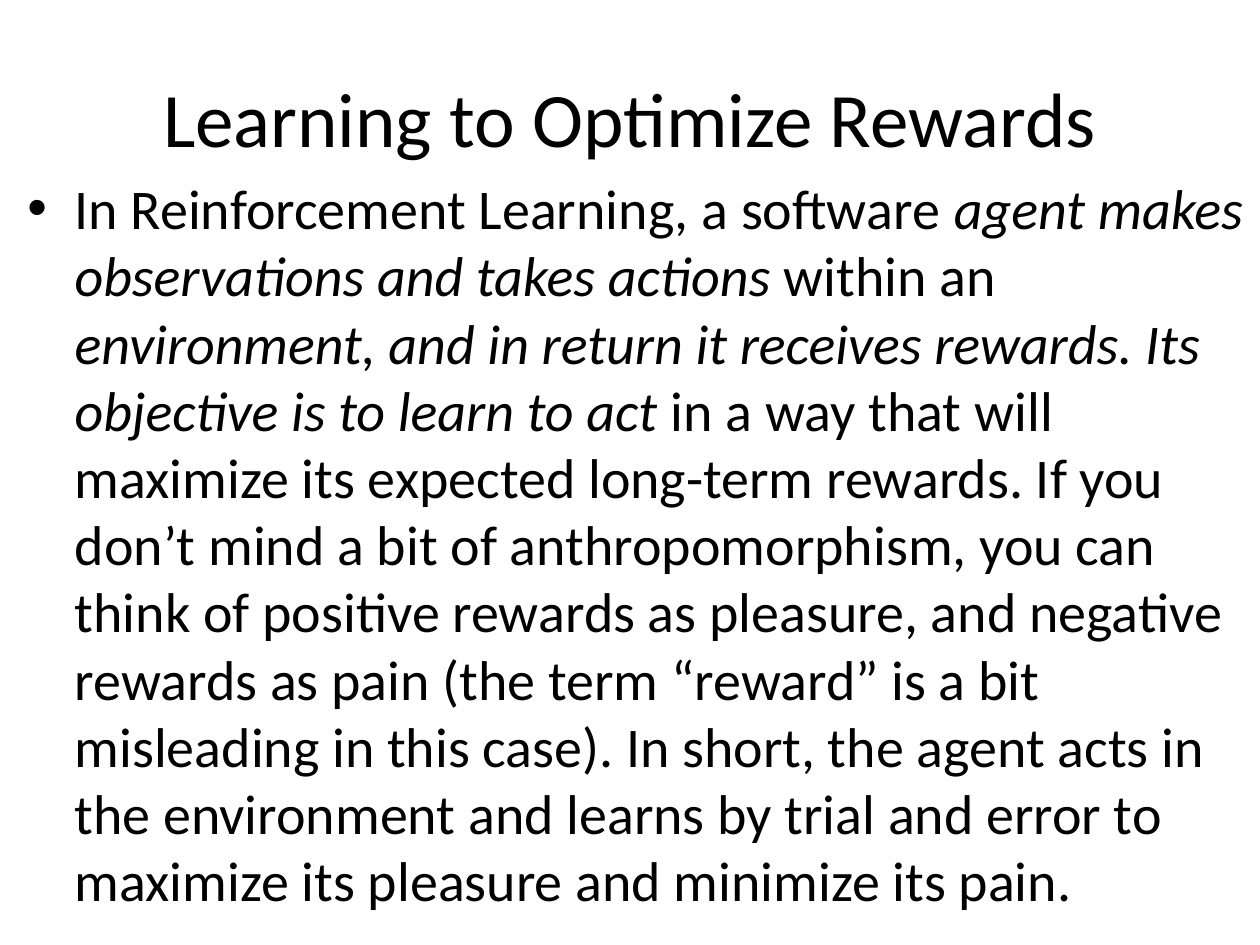
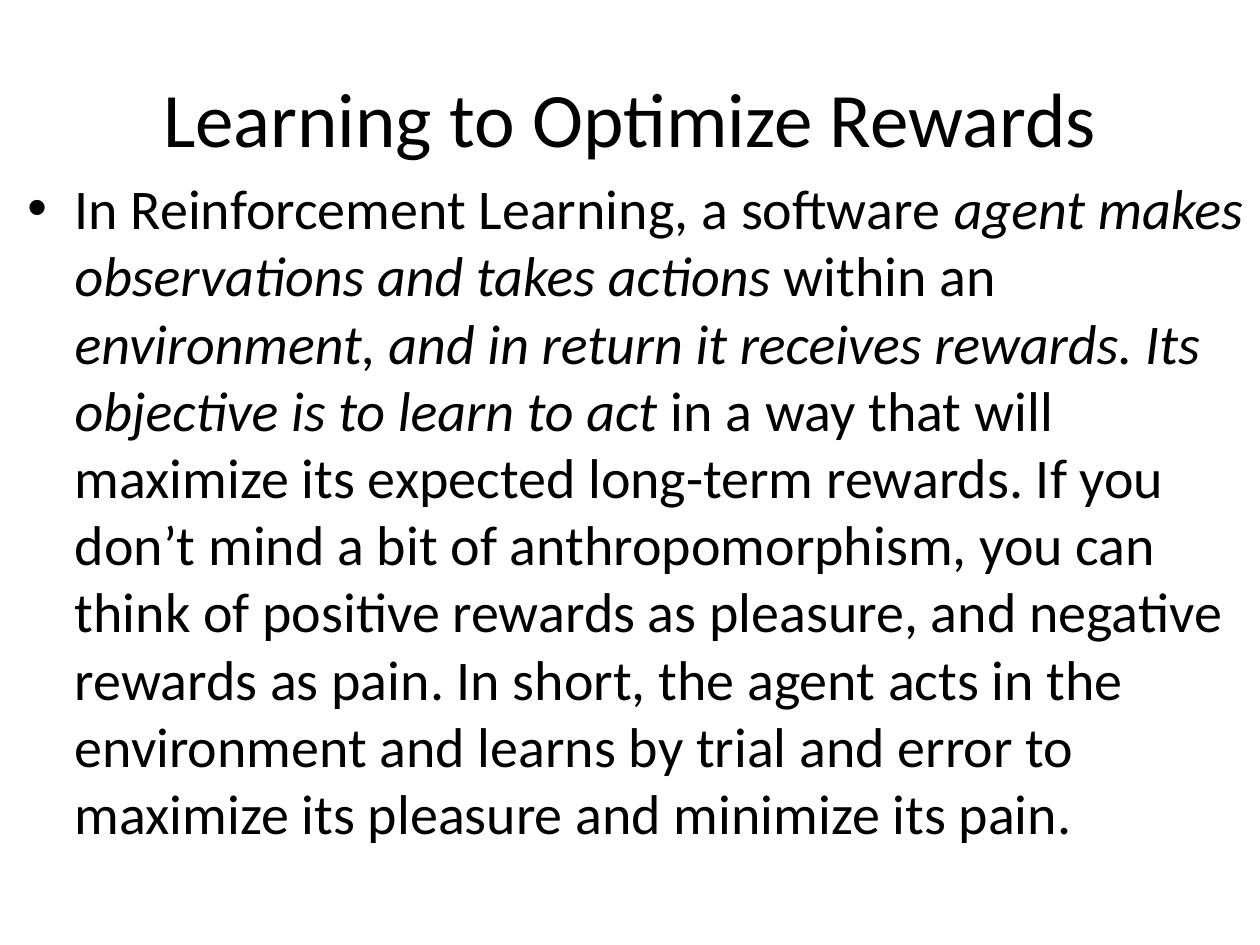
Before and after one commit to yuanpeiZ/aiclass, a slide deck: slide 3 of ppt/hands-on16.pptx. Drawn at 1260x945 pixels with LibreOffice and Linux fonts; fonts in the diff are those of the drawing. Boxes give left, top, right and bottom in pixels: in the first picture for what was removed or moved away, otherwise in the second. Text is boxed around its words. In the diff, an @@ line names an element or a change of style, - is before the commit and + after.

```diff
--- a/ppt/hands-on16.pptx
+++ b/ppt/hands-on16.pptx
@@ text at bbox=[75, 190, 1243, 843]: text changed @@
-• In Reinforcement Learning, a software agent makes observations and takes actions within an environment, and in return it receives rewards. Its objective is to learn to act in a way that will maximize its expected long-term rewards. If you don’t mind a bit of anthropomorphism, you can think of positive rewards as pleasure, and negative rewards as pain (the term “reward” is a bit misleading in this case). In short, the agent acts in the environment and learns by trial and error to maximize its pleasure and minimize its pain.
+• In Reinforcement Learning, a software agent makes observations and takes actions within an environment, and in return it receives rewards. Its objective is to learn to act in a way that will maximize its expected long-term rewards. If you don’t mind a bit of anthropomorphism, you can think of positive rewards as pleasure, and negative rewards as pain. In short, the agent acts in the environment and learns by trial and error to maximize its pleasure and minimize its pain.
```
Also in this commit, not shown: 8 other files.
